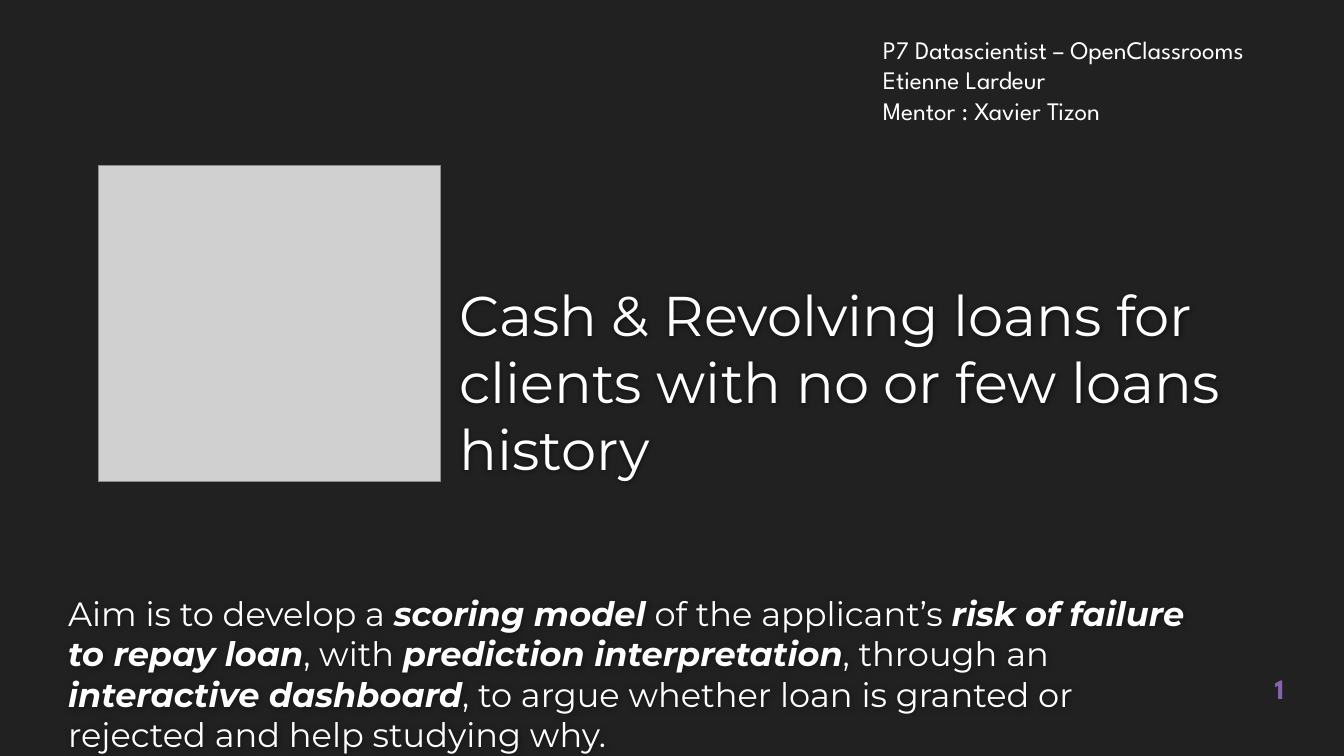
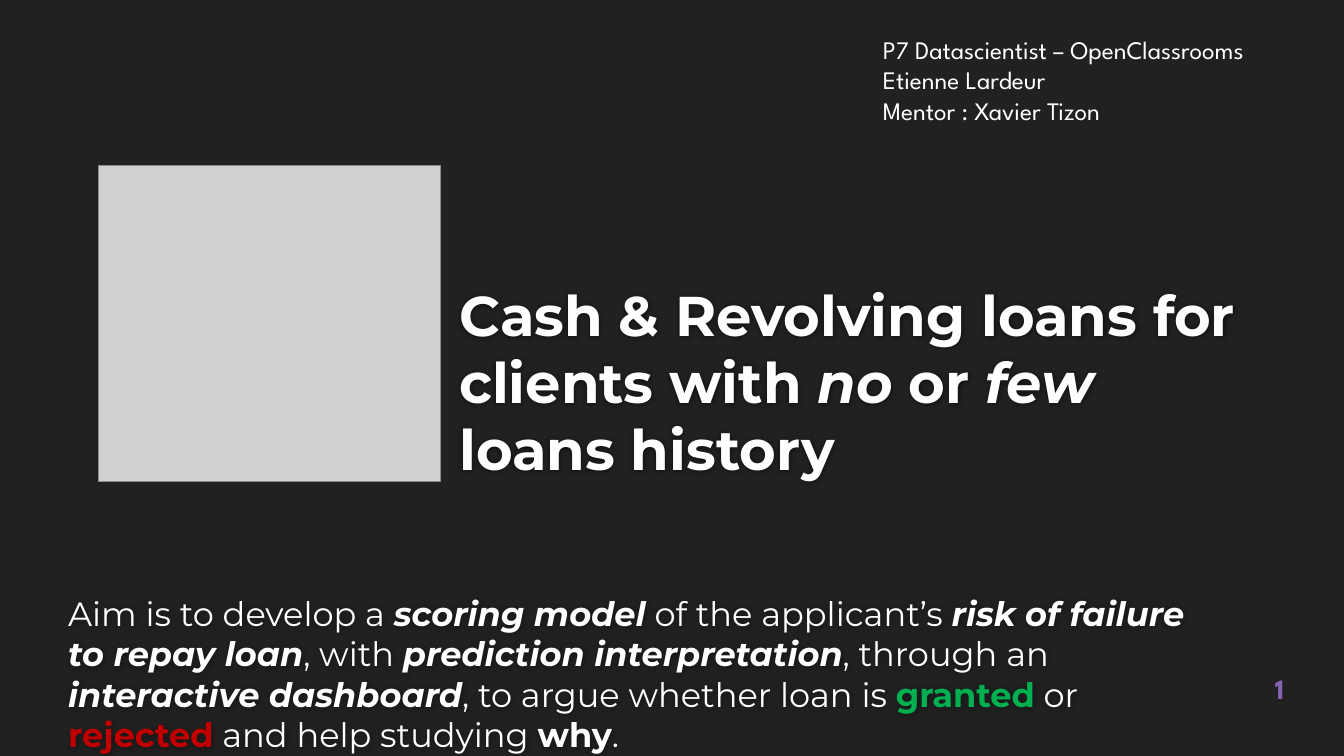
Before and after one commit to EtienneLardeur/P7_Scoring, a slide deck: slide 1 of P7_Support.pptx. Drawn at 1344x756 pixels with LibreOffice and Linux fonts; fonts in the diff are those of the drawing; grey boxes stand for pictures; background and template pictures are left out. Boxes give left, top, right and bottom in pixels: in the first picture for what was removed or moved away, otherwise in the second. Text is boxed around its words. In the diff, an @@ line names an element or a change of style, - is before the commit and + after.

```diff
--- a/P7_Support.pptx
+++ b/P7_Support.pptx
@@ title "Cash & Revolving loans for ..." at (459,292,1235,482): bold on; italic on in "no few" @@
@@ subtitle "Aim is to develop a ..." at (68,599,1185,754): text colour #FFFFFF to #00B050 in "granted"; text colour #FFFFFF to #C00000 in "rejected"; bold on in "granted rejected why." @@
```
Also in this commit, not shown: 12 other slides changed, 9 slides added, 12 slides removed.
